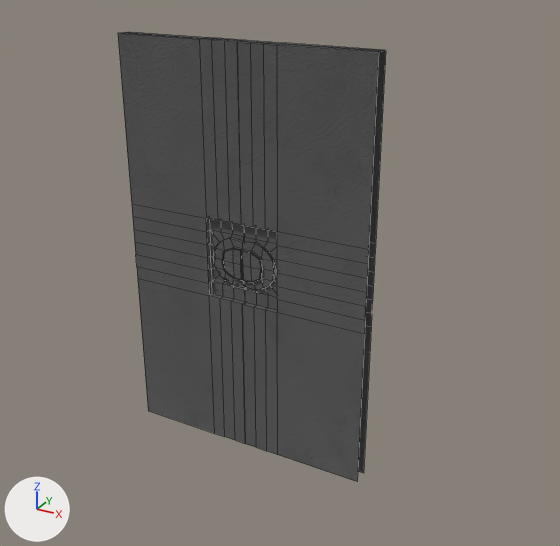
A saved change to the Blender file assets/structural elements/incubation demo - simple sliding door.blend.
One viewpoint serves both versions: a 50 mm camera at (1.4, -2.29, 1.93) aimed at (0.12, 0.05, 0.76). The lights are fixed; the arrows at lower left show +X, +Y and +Z. Mesh edges are drawn as thin lines.

The scene before the commit, as lines of its bpy script (objects in view):
```python
me_cube_004 = bpy.data.meshes.new('Cube.004')
me_cube_004.from_pydata(...)  # 522 vertices, 480 faces; spans x -0.5..0.5, y -0.03..0.03, z 0.0..1.6
me_cube_004.materials.append(None)
ob_simple_sliding_door___low = bpy.data.objects.new('simple sliding door - low', me_cube_004)
ob_simple_sliding_door___low.location = (0.0, 0.0, 0.0)
ob_simple_sliding_door___low.material_slots[0].link = 'OBJECT'; ob_simple_sliding_door___low.material_slots[0].material = mat_simple_sliding_door_material  # its picture is missing
```
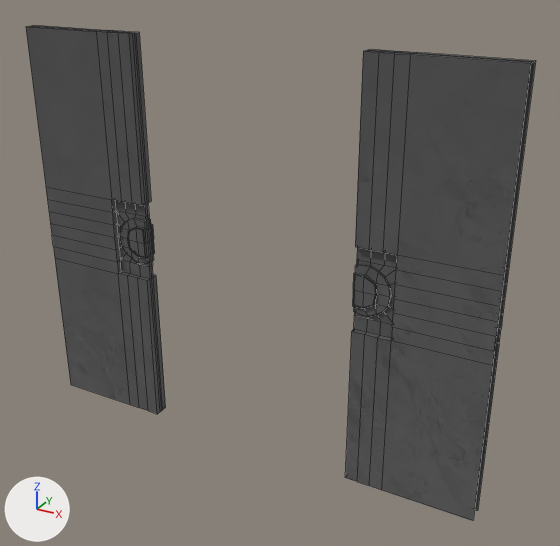
Commit message: - Documentation ++ - Added a simple sliding door.

The newer file adds a shape key; the second version is drawn at full value of the shape key 'open' of 'simple sliding door - low', and the change is written as the vertex moves it makes.

Boxes (x1, y1, x2, y2) around the edits, measured in the pictures (560 x 546 px; the box of a moved part takes in the faces that stretch with it):
'simple sliding door - low', reshaped (90% wider, 10% taller): before (118, 31, 386, 482); after (26, 25, 536, 521)
part 1 of me_cube_004, moved or reshaped: before (237, 40, 386, 482); after (345, 49, 536, 521)
part 2 of me_cube_004, moved or reshaped: before (118, 31, 246, 444); after (26, 25, 166, 414)

Diff of the bpy script that builds the scene:
```diff
--- a/assets/structural elements/incubation demo - simple sliding door.blend.py
+++ b/assets/structural elements/incubation demo - simple sliding door.blend.py
@@ me_cube_004 @@
 me_cube_004.from_pydata(...)  # 522 vertices, 480 faces; spans x -0.5..0.5, y -0.03..0.03, z 0.0..1.6
 # used by ob_simple_sliding_door___low; location = (0.0, 0.0, 0.0)
+# me_cube_004 part 1: the loose piece of 261 vertices spanning x 0.0..0.5, y -0.03..0.03, z 0.0..1.6 is moved by (0.45, 0.0, 0.0)
+# me_cube_004 part 2: the loose piece of 261 vertices spanning x -0.5..0.0, y -0.03..0.03, z 0.0..1.6 is moved by (-0.45, 0.0, 0.0)
```
